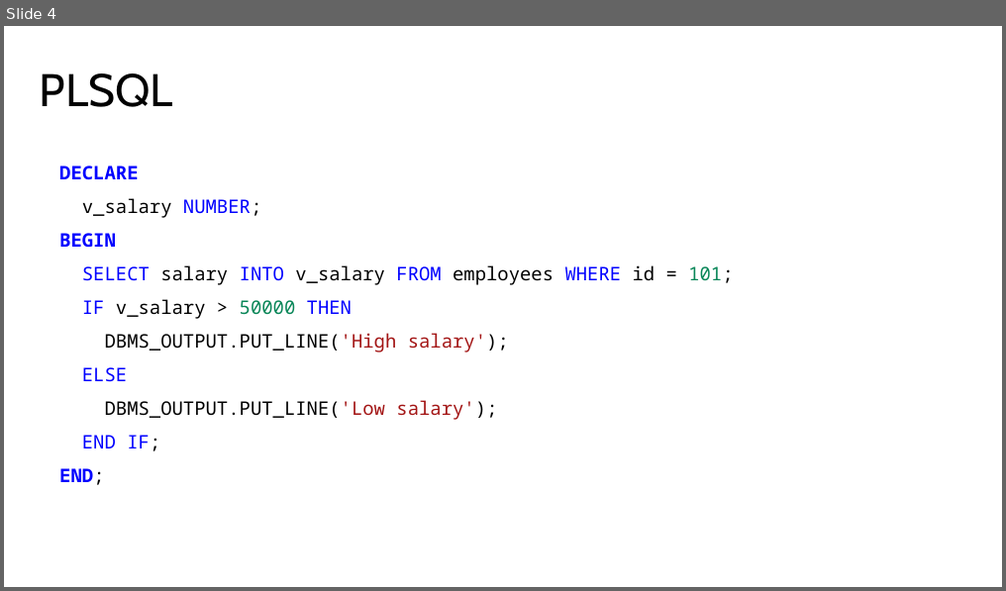
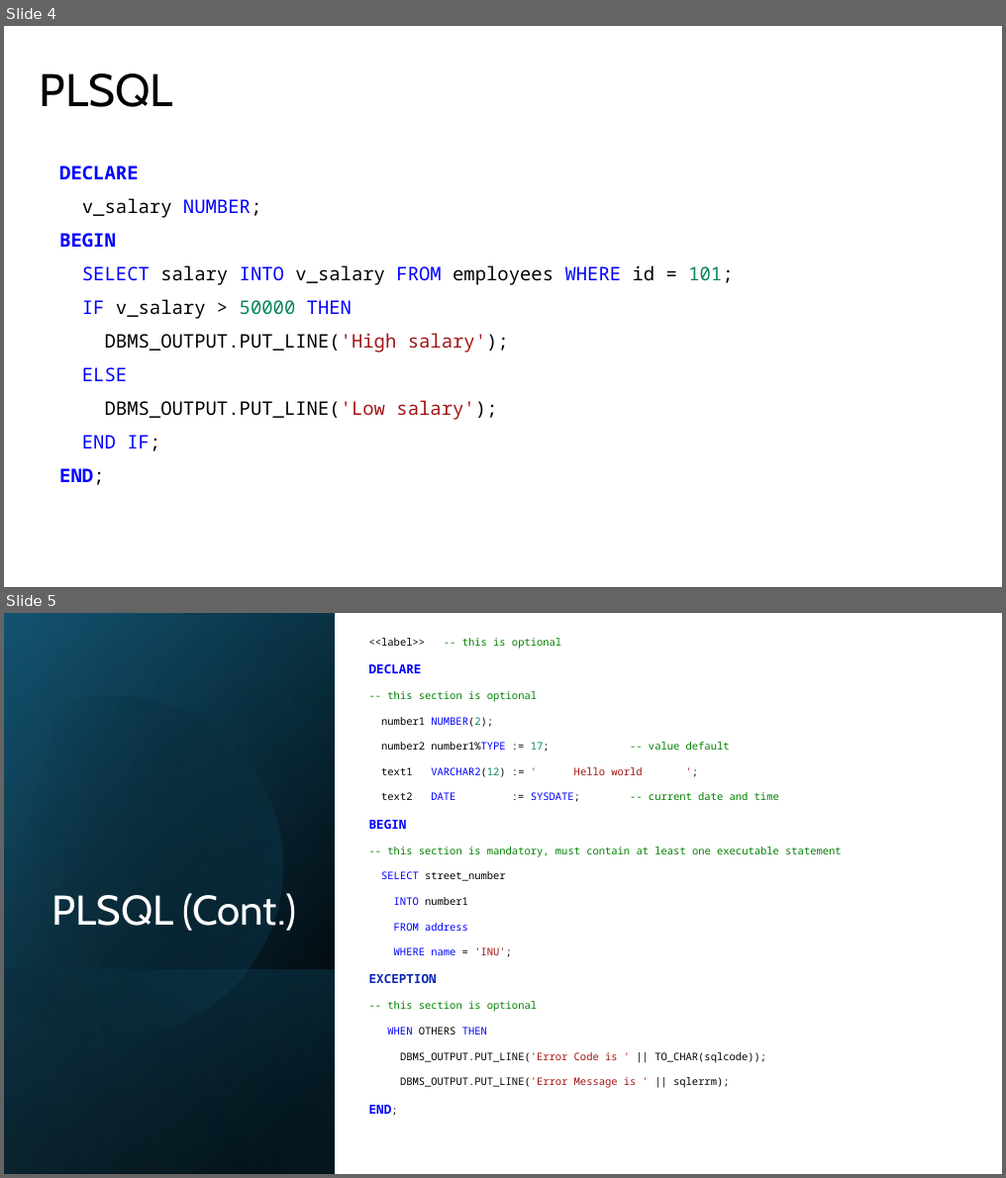
Before and after one commit to olearno/workshops, a slide deck: plsql/plsql_demo.pptx. Shown one above the other, each under a label of ours: slide 4 before the commit, slides 4 and 5 after it. The pictures are 1006x591 and 1006x1178 pixels, drawn with LibreOffice and Linux fonts; fonts in the diff are those of the drawing. Boxes give left, top, right and bottom in pixels: in the first picture for what was removed or moved away, otherwise in the second. Text is boxed around its words. In the diff, an @@ line names an element or a change of style, - is before the commit and + after.

Commit message:
PLSQL PPTX

```diff
--- a/plsql/plsql_demo.pptx
+++ b/plsql/plsql_demo.pptx
@@ slide 5 added at box(4, 613, 1002, 1174), background #FFFFFF @@
@@ rectangle added at box(4, 613, 1002, 1174), fill #FFFFFF @@
@@ rectangle added at box(4, 613, 335, 1174), fill gradient #000000 to #104862 @@
@@ rectangle added at box(4, 614, 335, 1174), fill gradient #000000 to #156082 @@
@@ rectangle added at box(4, 613, 335, 1173), fill gradient #000000 to #46B1E1 @@
@@ text added at box(369, 638, 842, 1114), 10 pt, text #008000 @@
+<<label>> -- this is optional
+DECLARE
+-- this section is optional
+number1 NUMBER(2);
+number2 number1%TYPE := 17; -- value default
+text1 VARCHAR2(12) := ' Hello world ';
+text2 DATE := SYSDATE; -- current date and time
+BEGIN
+-- this section is mandatory, must contain at least one executable statement
+SELECT street_number
+INTO number1
+FROM address
+WHERE name = 'INU';
+EXCEPTION
+-- this section is optional
+WHEN OTHERS THEN
+DBMS_OUTPUT.PUT_LINE('Error Code is ' || TO_CHAR(sqlcode));
+DBMS_OUTPUT.PUT_LINE('Error Message is ' || sqlerrm);
+END;
@@ freeform shape added at box(4, 655, 324, 1072), fill gradient #000000 to #156082 @@
@@ title added at box(53, 893, 297, 931), 40 pt, text #FFFFFF @@
+PLSQL (Cont.)
@@ rectangle added at box(4, 969, 335, 1174), fill gradient #156082 to #000000 @@
```
